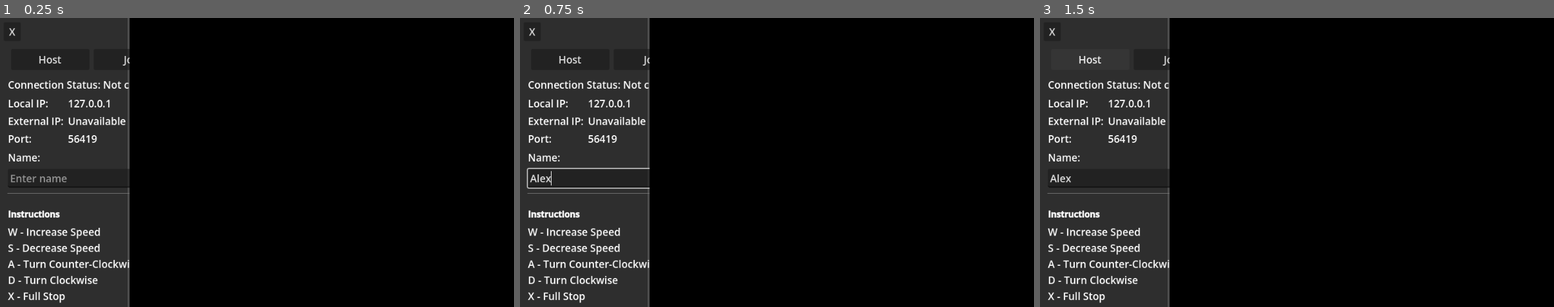
Above: before the commit, frames 1-3 (left to right).
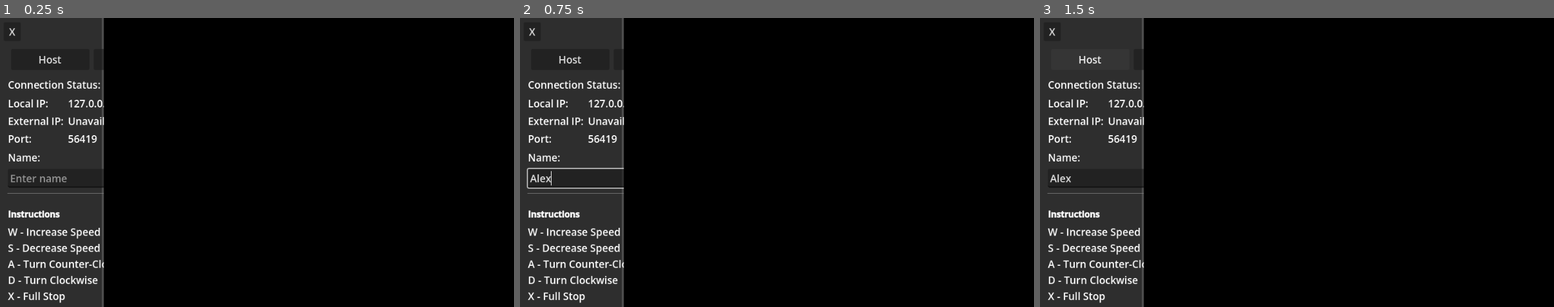
Above: after the commit, the same moments.

Repository: zabuuq/space-game
Game: Godot game, scene res://main.tscn
The game is run twice, just before and just after one commit, with the same random seed, the same clock (stepped at 60 frames per second) and the same inputs.
Inputs (mouse positions are in pixels of both pictures, inside the frame that each line leads up to):
- Up to frame 1 (0.25 s): no input
- Up to frame 2 (0.75 s): click (612, 176) at 0.52 s; type "Alex" at 0.6 s
- Up to frame 3 (1.5 s): click "Host" at 1.25 s

The runs differ from the first frame. In frame 1, 5.3% of the frame differs, in the area x 19-26%, y 0-100%; in frame 2, 5.3%; in frame 3, 5.3%.

Commit message:
Set side panel size to a 1:4 ratio

Diff:
--- a/scripts/main_ui.gd
+++ b/scripts/main_ui.gd
@@ -56,7 +56,7 @@
 	right_section = ColorRect.new()
 	right_section.color = Color.BLACK
 	right_section.size_flags_horizontal = Control.SIZE_EXPAND_FILL
-	right_section.size_flags_stretch_ratio = 3.0
+	right_section.size_flags_stretch_ratio = 4.0
 	right_section.resized.connect(on_right_section_resized)
 	root_row.add_child(right_section)
 
Not shown, changed: demos/Network Arrow Demo.pck
